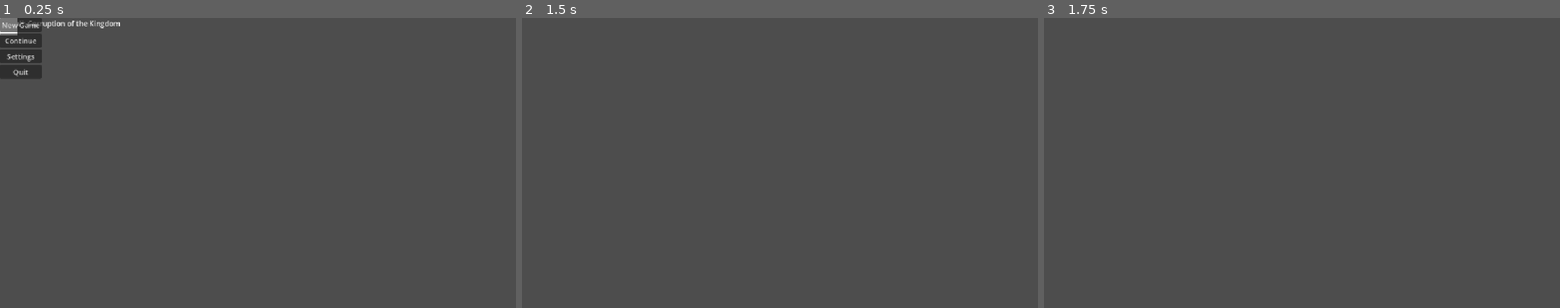
Above: before the commit, frames 1-3 (left to right).
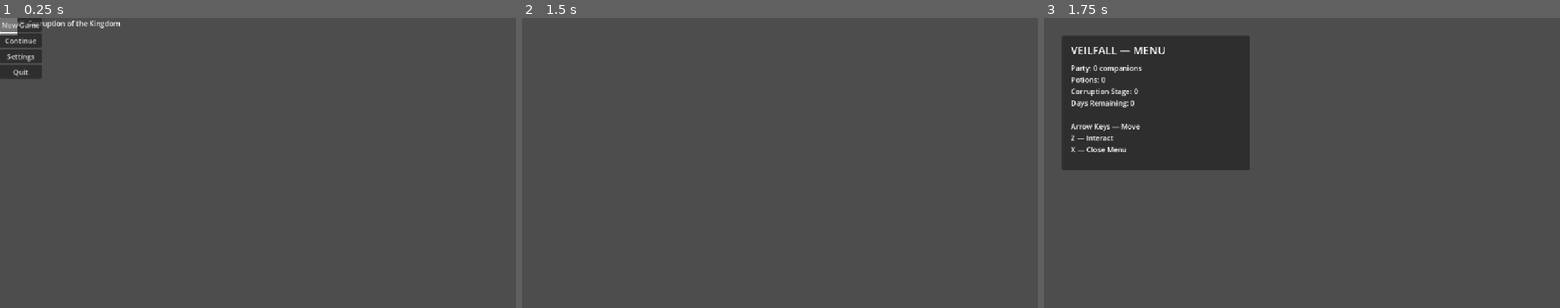
Above: after the commit, the same moments.

Repository: bryanklinski-droid/Veilfall
Game: Godot game, scene res://scenes/title/TitleScreen.tscn
Two runs of this game, one before a commit and one after it. Both use one fixed random seed, a clock stepped at 60 frames per second and the inputs below.
Inputs:
- Up to frame 1 (0.25 s): no input
- Up to frame 2 (1.5 s): click "New Game" at 0.5 s; tap Enter at 1.25 s; hold Right from 1.28 s (still down); tap Z at 1.35 s
- Up to frame 3 (1.75 s): keep holding Right; tap X at 1.55 s

Frames 1-2 are identical in both runs. In frame 3, 16% of the frame differs, in the area x 3-40%, y 6-53%.

Commit message:
Change world controls to arrows/Z/X and add menu UI

Diff:
--- a/scripts/player/player_controller.gd
+++ b/scripts/player/player_controller.gd
@@ -3,24 +3,43 @@
 @export var move_speed: float = 180.0
 @onready var interaction_area: Area2D = $InteractionArea
 
+var menu_open := false
+var menu_layer: CanvasLayer
+var menu_panel: Panel
+
+func _ready() -> void:
+	_create_menu()
+
 func _physics_process(_delta: float) -> void:
+	if menu_open:
+		velocity = Vector2.ZERO
+		return
+
 	var direction := Vector2.ZERO
-	if Input.is_physical_key_pressed(KEY_A):
+	if Input.is_physical_key_pressed(KEY_LEFT):
 		direction.x -= 1.0
-	if Input.is_physical_key_pressed(KEY_D):
+	if Input.is_physical_key_pressed(KEY_RIGHT):
 		direction.x += 1.0
-	if Input.is_physical_key_pressed(KEY_W):
+	if Input.is_physical_key_pressed(KEY_UP):
 		direction.y -= 1.0
-	if Input.is_physical_key_pressed(KEY_S):
+	if Input.is_physical_key_pressed(KEY_DOWN):
 		direction.y += 1.0
 
 	velocity = direction.normalized() * move_speed
 	move_and_slide()
 
-	if Input.is_physical_key_pressed(KEY_E):
-		interact_with_nearest()
+func _unhandled_input(event: InputEvent) -> void:
+	if event is InputEventKey and event.pressed and not event.echo:
+		if event.physical_keycode == KEY_Z:
+			interact_with_nearest()
+			get_viewport().set_input_as_handled()
+		elif event.physical_keycode == KEY_X:
+			toggle_menu()
+			get_viewport().set_input_as_handled()
 
 func interact_with_nearest() -> void:
+	if menu_open:
+		return
 	var nearest: Node = null
 	var nearest_distance := INF
 	for area in interaction_area.get_overlapping_areas():
@@ -33,3 +52,37 @@
 
 	if nearest != null and nearest.has_method("interact"):
 		nearest.interact()
+
+func toggle_menu() -> void:
+	menu_open = not menu_open
+	menu_panel.visible = menu_open
+	if menu_open:
+		_update_menu()
+
+func _create_menu() -> void:
+	menu_layer = CanvasLayer.new()
+	menu_layer.layer = 10
+	add_child(menu_layer)
+
+	menu_panel = Panel.new()
+	menu_panel.position = Vector2(40, 40)
+	menu_panel.size = Vector2(420, 300)
+	menu_panel.visible = false
+	menu_layer.add_child(menu_panel)
+
+	var title := Label.new()
+	title.position = Vector2(20, 15)
+	title.text = "VEILFALL — MENU"
+	title.add_theme_font_size_override("font_size", 24)
+	menu_panel.add_child(title)
+
+	var instructions := Label.new()
+	instructions.name = "Instructions"
+	instructions.position = Vector2(20, 60)
+	instructions.size = Vector2(380, 210)
+	menu_panel.add_child(instructions)
+
+func _update_menu() -> void:
+	var instructions: Label = menu_panel.get_node("Instructions")
+	var companions := GameState.party.size() - 1
+	instructions.text = "Party: %d companion%s\nPotions: %d\nCorruption Stage: %d\nDays Remaining: %d\n\nArrow Keys — Move\nZ — Interact\nX — Close Menu" % [companions, "" if companions == 1 else "s", InventoryManager.get_item_count("small_potion"), GameState.corruption_stage, GameState.corruption_days_remaining]
